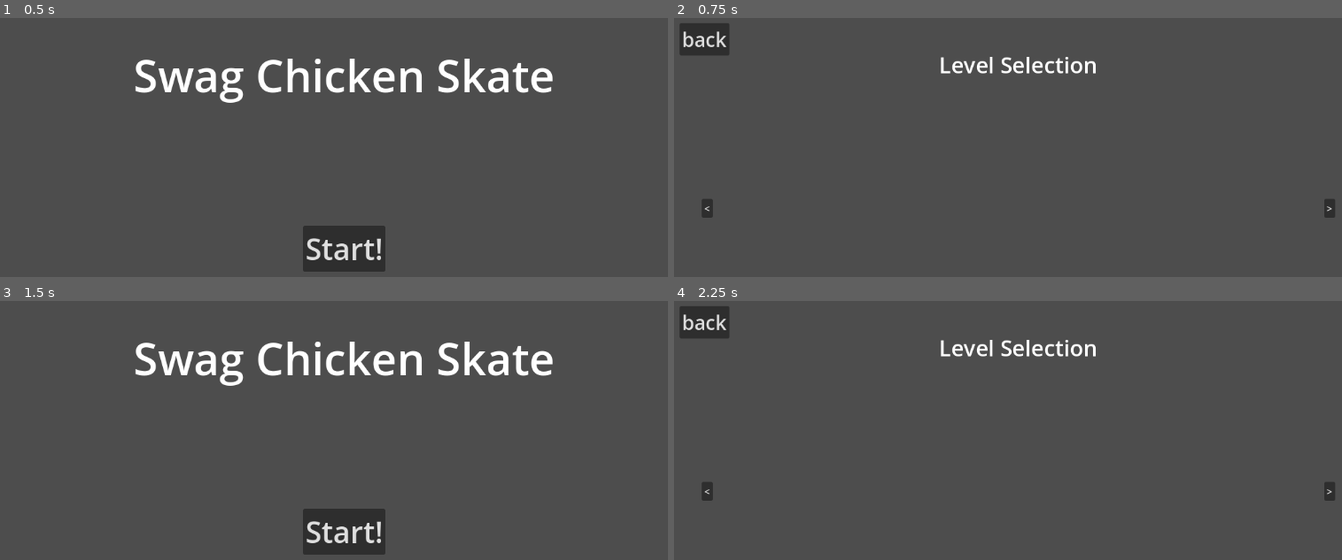
Above: before the commit, frames 1-4 (two rows, left to right).
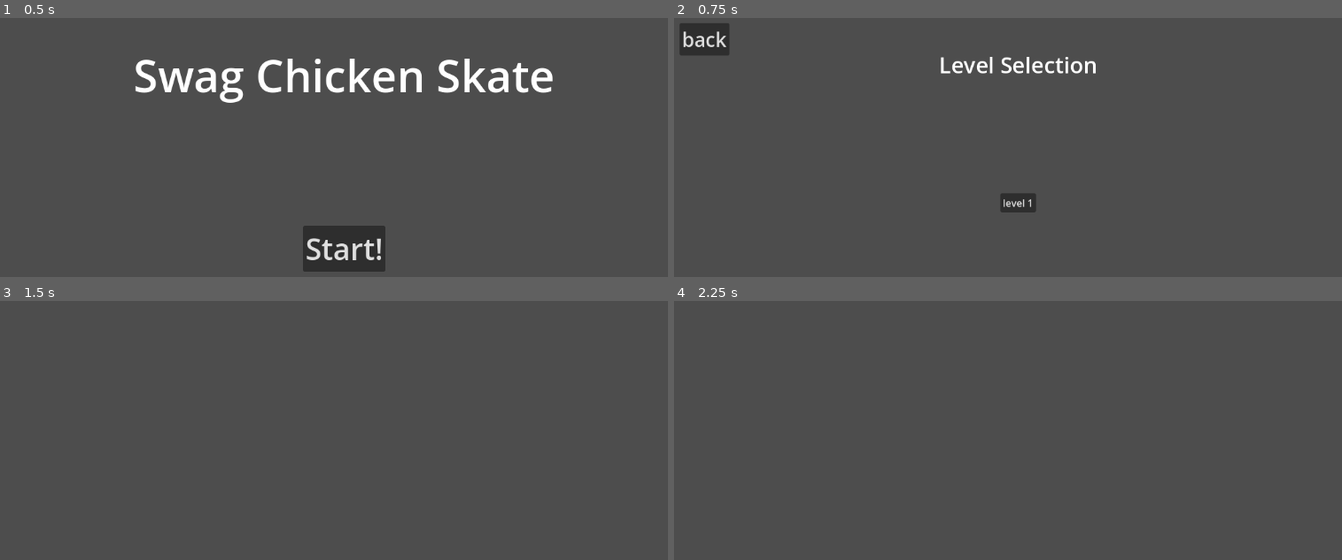
Above: after the commit, the same moments.

Repository: biarog/SwagChickenSkate
Game: Godot game, scene res://main.tscn
Two runs of this game, one before a commit and one after it. Both use one fixed random seed, a clock stepped at 60 frames per second and the inputs below.
Inputs (mouse positions are in pixels of both pictures, inside the frame that each line leads up to):
- Up to frame 1 (0.5 s): no input
- Up to frame 2 (0.75 s): click "Start!" at 0.5 s
- Up to frame 3 (1.5 s): click "back" (after the commit: "level 1") at 1.25 s
- Up to frame 4 (2.25 s): click (1021, 531) at 2 s, where only the run before the commit has a clickable "Start!"

Frame 1 is identical in both runs. In frame 2, 0.5% of the frame differs, in the area x 4-99%, y 67-78%; in frame 3, 5.2%, in the area x 20-83%, y 15-98%; in frame 4, 1.7%.

Commit message:
Modificacoes feitas nos botoes de niveis

Diff:
--- a/gui/cenas/level_select_screen.gd
+++ b/gui/cenas/level_select_screen.gd
@@ -33,6 +33,6 @@
 #Instancia um novo botao de nivel, alem de adiciona-lo na grid
 func create_level_button(level_path: String, level_name: String) -> void:
 	var button = LEVEL_BTN.instantiate()
-	button.text = level_name
+	button.text = level_name.trim_suffix('.tscn').replace('_', ' ')
 	button.scene_path = level_path
 	grid.add_child(button)
--- a/gui/cenas/level_select_screen.tscn
+++ b/gui/cenas/level_select_screen.tscn
@@ -13,7 +13,7 @@
 grow_horizontal = 2
 grow_vertical = 2
 script = ExtResource("1_uo1cu")
-dir_path = "res://levels"
+dir_path = "res://levels/cenas"
 
 [node name="Immovables" type="Control" parent="."]
 anchors_preset = 0
@@ -36,6 +36,7 @@
 text = "Level Selection"
 
 [node name="MoveScreenRight" type="Button" parent="Immovables"]
+visible = false
 layout_mode = 1
 anchors_preset = 6
 anchor_left = 1.0
@@ -53,6 +54,7 @@
 script = ExtResource("3_oudvf")
 
 [node name="MoveScreenLeft" type="Button" parent="Immovables"]
+visible = false
 layout_mode = 1
 anchors_preset = 4
 anchor_top = 0.5
@@ -78,17 +80,10 @@
 scene_path = "res://gui/cenas/title_screen.tscn"
 
 [node name="GridLevels" type="GridContainer" parent="."]
-layout_mode = 1
-anchors_preset = -1
-anchor_left = 0.482639
-anchor_top = 0.527778
-anchor_right = 0.517361
-anchor_bottom = 0.589506
-offset_top = 6.99997
-offset_bottom = 6.99997
-grow_horizontal = 2
-grow_vertical = 2
-pivot_offset = Vector2(20, 20)
-theme_override_constants/h_separation = 1527
-columns = 5
-metadata/_edit_use_anchors_ = true
+layout_mode = 0
+offset_left = 547.0
+offset_top = 344.0
+offset_right = 605.0
+offset_bottom = 375.0
+theme_override_constants/h_separation = 1035
+columns = 2
--- a/gui/scripts/change_scene_button.gd
+++ b/gui/scripts/change_scene_button.gd
@@ -4,6 +4,9 @@
 
 var original_size := scale
 var grow_size := Vector2(1.1, 1.1)
+
+func _ready():
+	pivot_offset = size/2
 
 #Funcao cosmetica pra aumentar o tamanho do botao quando o mouse passa em cima
 func _on_mouse_entered():
--- /dev/null
+++ b/levels/cenas/level_1.tscn
@@ -0,0 +1,3 @@
+[gd_scene format=3 uid="uid://2jkmo7ulk32v"]
+
+[node name="level 1" type="Node2D"]
